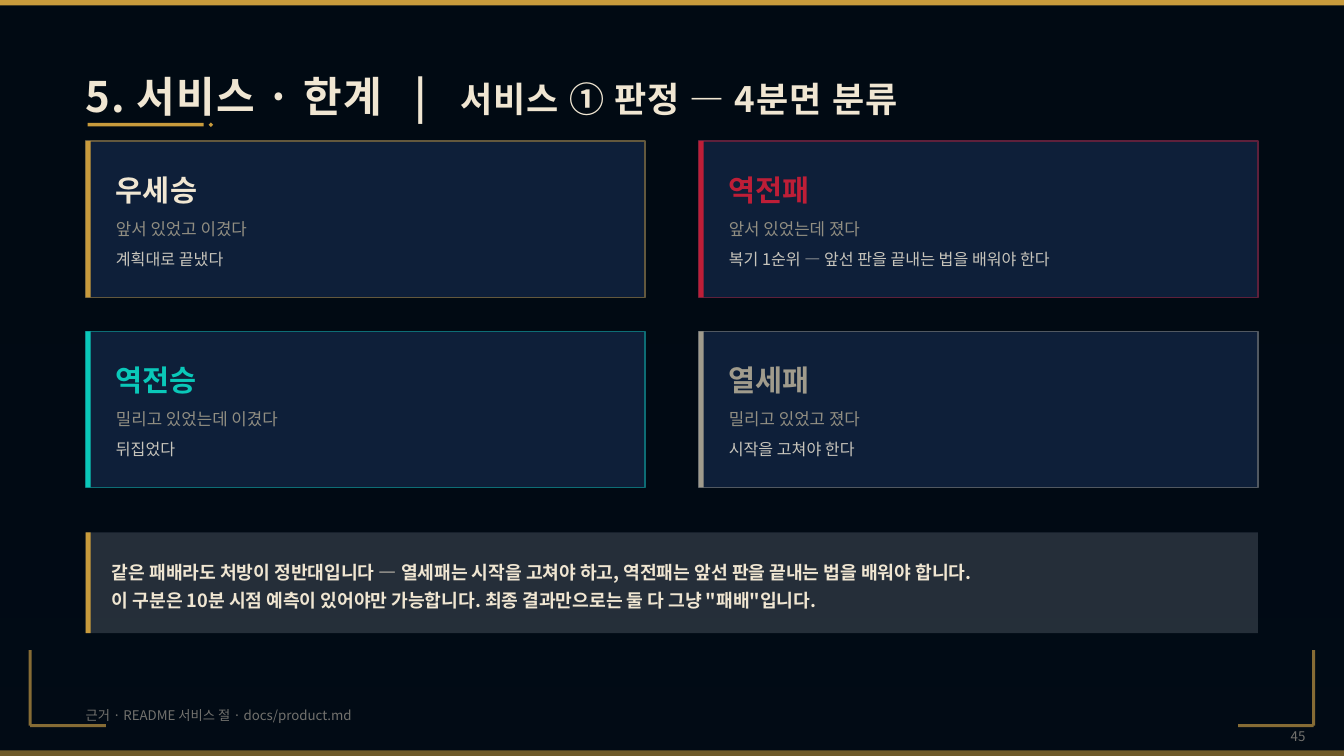
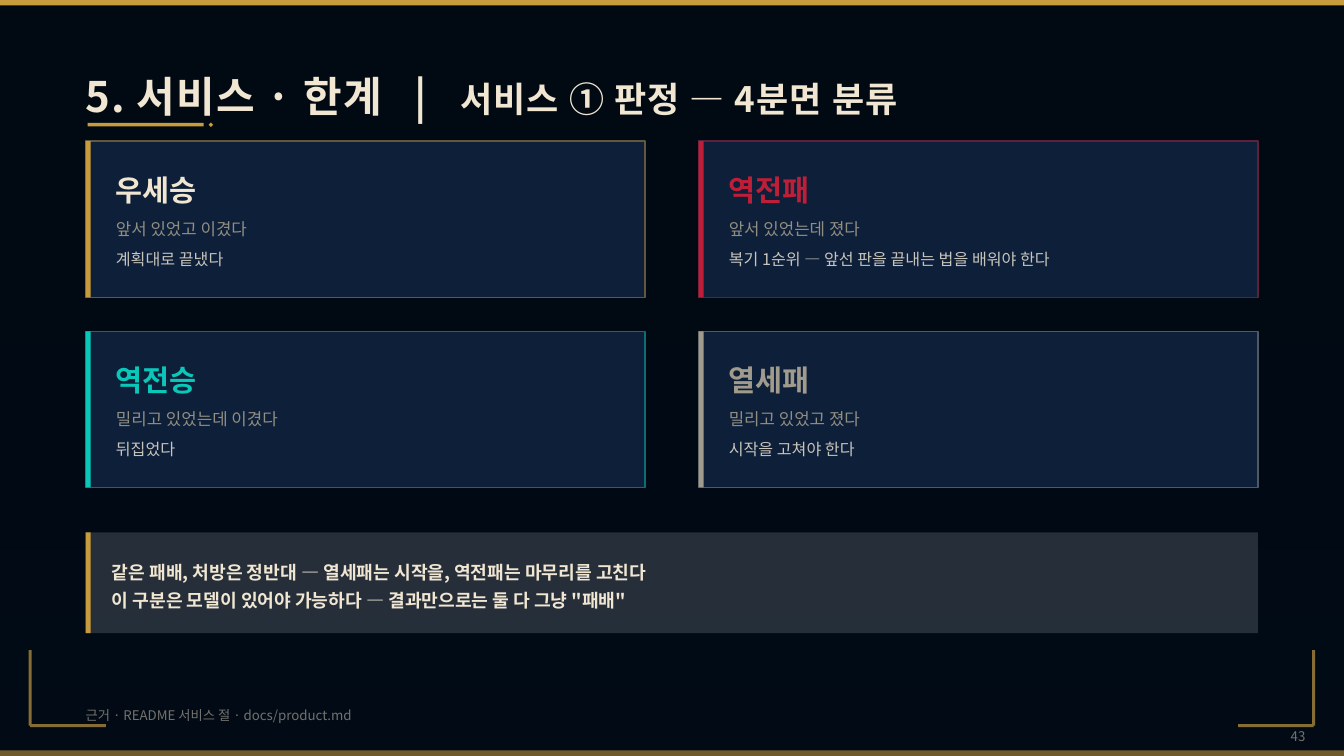
Before and after one commit to wpalswpa/project2608, a slide deck: slide 43 of LOLEX_발표_발표용 사본.pptx (slide 45 before the commit). Drawn at 1344x756 pixels with LibreOffice and Linux fonts; fonts in the diff are those of the drawing; background and template pictures are left out; a plain dark background stands for a picture behind light text. Boxes give left, top, right and bottom in pixels: in the first picture for what was removed or moved away, otherwise in the second. Text is boxed around its words. In the diff, an @@ line names an element or a change of style, - is before the commit and + after.

```diff
--- a/LOLEX_발표_발표용 사본.pptx
+++ b/LOLEX_발표_발표용 사본.pptx
@@ text at [112, 563, 646, 609]: text changed @@
-같은 패배라도 처방이 정반대입니다 — 열세패는 시작을 고쳐야 하고, 역전패는 앞선 판을 끝내는 법을 배워야 합니다.
-이 구분은 10분 시점 예측이 있어야만 가능합니다. 최종 결과만으로는 둘 다 그냥 "패배"입니다.
+같은 패배, 처방은 정반대 — 열세패는 시작을, 역전패는 마무리를 고친다
+이 구분은 모델이 있어야 가능하다 — 결과만으로는 둘 다 그냥 "패배"
@@ page number at [1291, 731, 1306, 741]: text changed @@
-45
+43
```
Also in this commit, not shown: 6 other slides changed, 2 slides removed, 3 other files.
